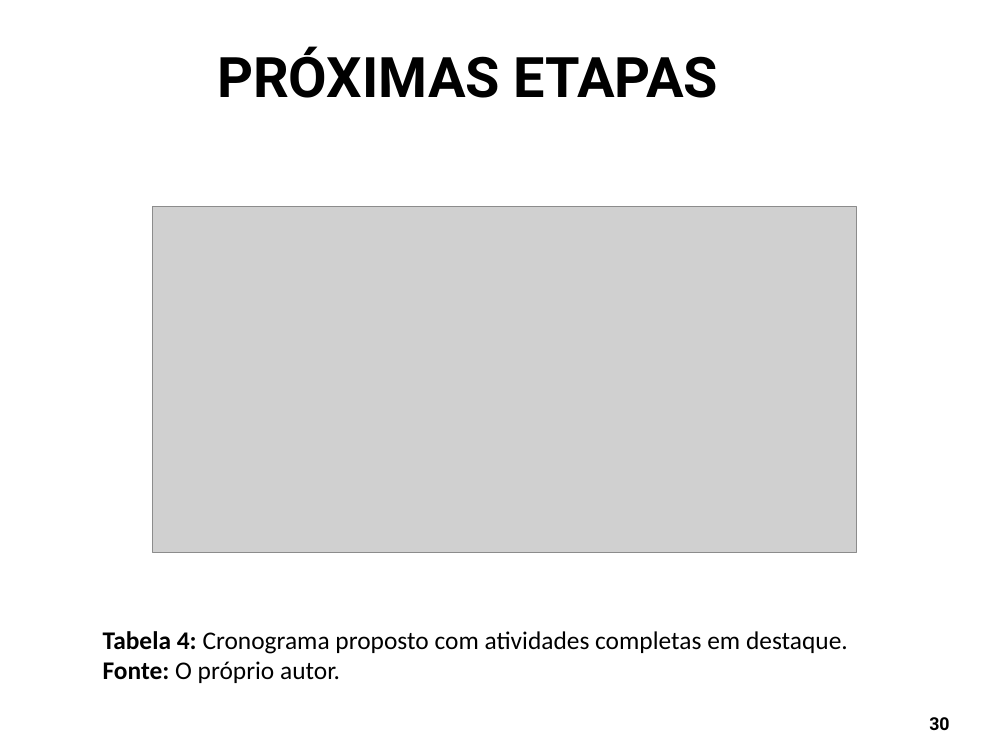
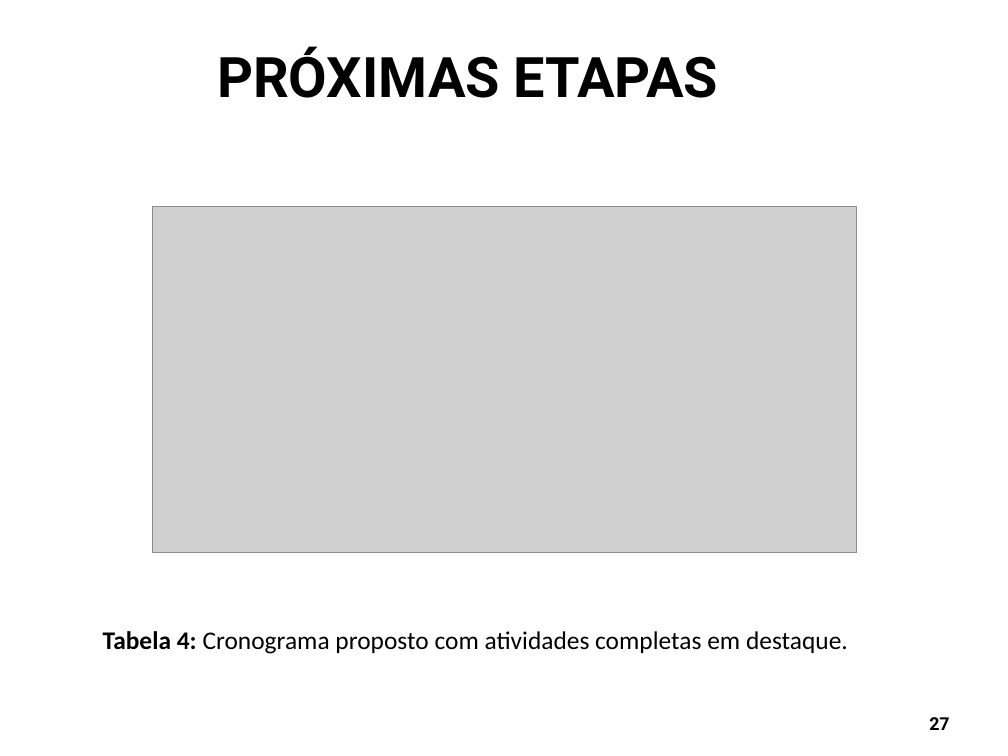
Before and after one commit to Schweigert/TCC, a slide deck: slide 27 of tcc/Apresentacao/apresentacao_tcc1.odp (slide 30 before the commit). Drawn at 1008x756 pixels with LibreOffice and Linux fonts; fonts in the diff are those of the drawing; grey boxes stand for pictures; background and template pictures are left out. Boxes give left, top, right and bottom in pixels: in the first picture for what was removed or moved away, otherwise in the second. Text is boxed around its words. In the diff, an @@ line names an element or a change of style, - is before the commit and + after.

```diff
--- a/tcc/Apresentacao/apresentacao_tcc1.odp
+++ b/tcc/Apresentacao/apresentacao_tcc1.odp
@@ text at box(103, 661, 340, 683): paragraph removed @@
-Fonte: O próprio autor.
@@ page number at box(929, 717, 949, 730): text changed @@
-30
+27
```
Also in this commit, not shown: 17 other slides changed, 3 slides removed, 4 other files.
